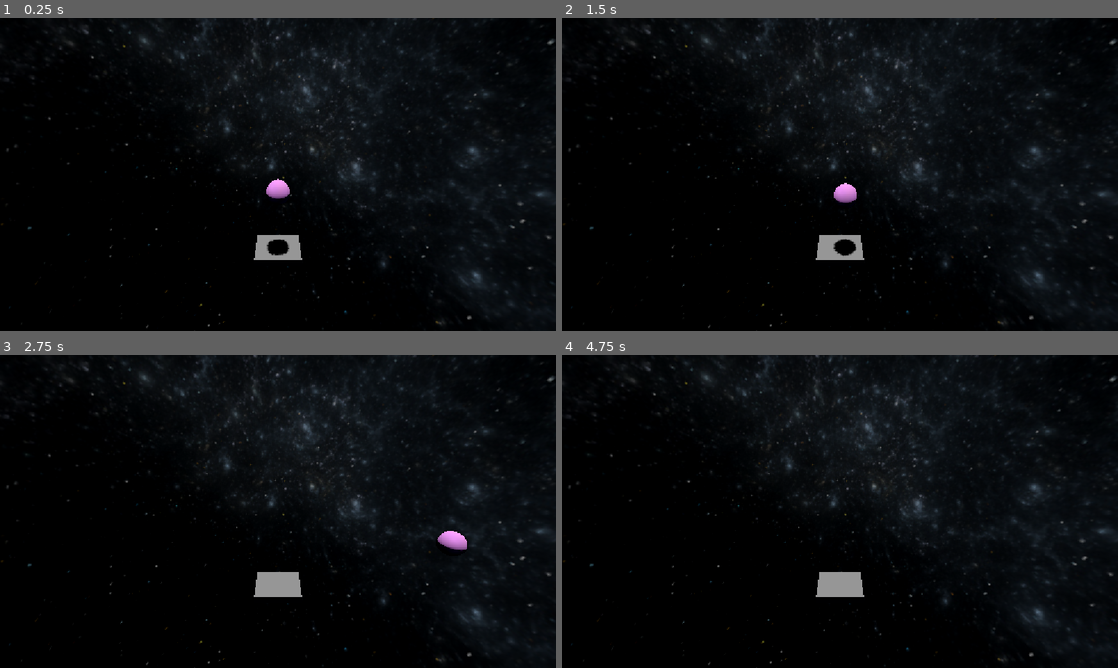
Above: before the commit, frames 1-4 (two rows, left to right).
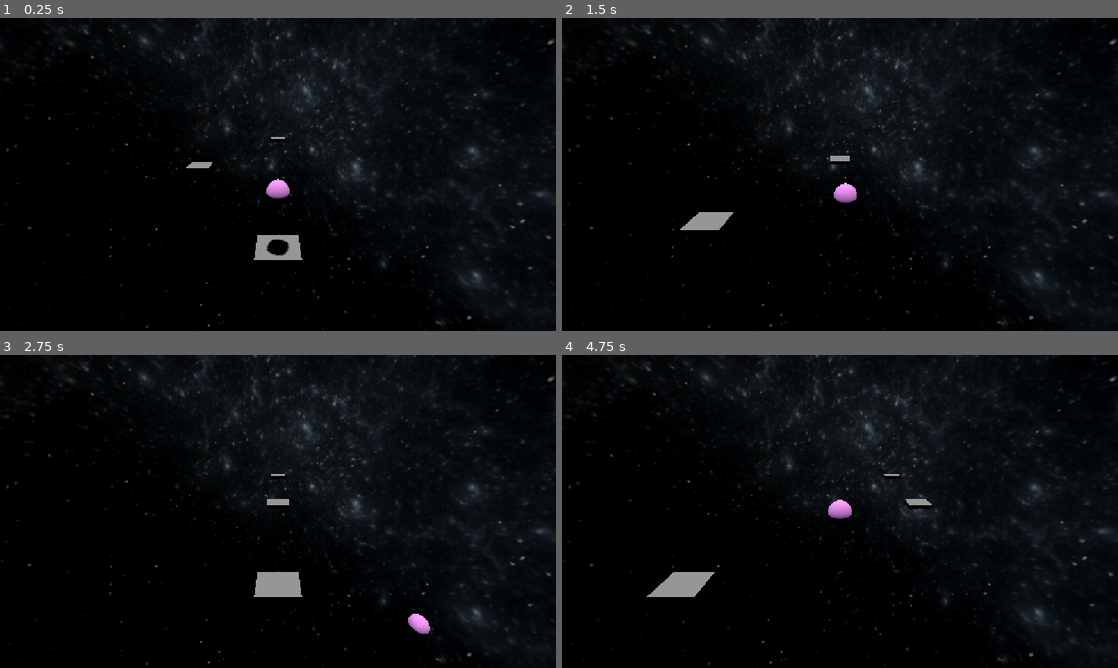
Above: after the commit, the same moments.

Repository: AnCarsenat/DopamineBounce
Game: Godot game, scene res://bounce_game.tscn
The game is run twice, just before and just after one commit, with the same random seed, the same clock (stepped at 60 frames per second) and the same inputs.
Inputs (mouse positions are in pixels of both pictures, inside the frame that each line leads up to):
- Up to frame 1 (0.25 s): no input
- Up to frame 2 (1.5 s): move the mouse to (962, 158) at 0.52 s; hold Right (ui_right) 0.53-1.28 s; click (962, 158) at 0.67 s; move the mouse to (728, 190) at 1.27 s; hold Left (ui_left) from 1.28 s (still down)
- Up to frame 3 (2.75 s): move the mouse to (333, 442) at 2.02 s; release Left (ui_left) at 2.03 s; hold Right (ui_right) from 2.03 s (still down)
- Up to frame 4 (4.75 s): move the mouse to (812, 574) at 2.77 s; click (812, 574) at 2.92 s; move the mouse to (1006, 558) at 3.52 s; release Right (ui_right) at 3.53 s; hold Left (ui_left) from 3.53 s (still down); move the mouse to (673, 464) at 4.27 s

The runs differ from the first frame. In frame 1, 0.1% of the frame differs, in the area x 33-52%, y 38-76%; in frame 2, 1.0%; in frame 3, 0.5%; in frame 4, 1.7%, in the area x 15-67%, y 38-80%.

Commit message:
tile spawning

Diff:
--- a/dopamine-bouce/ball.gd
+++ b/dopamine-bouce/ball.gd
@@ -6,6 +6,8 @@
 
 @export var lanes: Array[float] = [-7.0, 0.0, 7.0]
 @export var switch_speed: float = 15.0
+@onready var spawner = $"../TileSpawning"
+
 
 var current_lane: int = 1 # 0 = Left, 1 = Center, 2 = Right
 
@@ -13,6 +15,7 @@
 
 func _ready() -> void:
 	add_to_group("player")
+	print("added to player group")
 
 
 func _physics_process(delta: float) -> void:
@@ -28,6 +31,8 @@
 	# 4. Trigger the upward bounce the exact frame it touches a tile
 	if is_on_floor():
 		velocity.y = bounce_velocity
+		if not spawner.started:
+			spawner.started = true
 
 
 func _input(event: InputEvent) -> void:
@@ -39,3 +44,8 @@
 		elif event.is_action_pressed("ui_right"):
 			if current_lane != 2:
 				current_lane += 1
+
+
+
+func _on_death_plane_body_entered(body: Node3D) -> void:
+	get_tree().reload_current_scene()
--- a/dopamine-bouce/bounce_game.tscn
+++ b/dopamine-bouce/bounce_game.tscn
@@ -2,8 +2,8 @@
 
 [ext_resource type="Shader" uid="uid://nmjys4mjagdx" path="res://clicker_game_edge_shader.gdshader" id="1_563ag"]
 [ext_resource type="Script" uid="uid://jfpv6gc8y0hg" path="res://ball.gd" id="1_wg2lm"]
+[ext_resource type="Script" uid="uid://bnyiykoq2xbes" path="res://tile_spawning.gd" id="2_wg2lm"]
 [ext_resource type="Texture2D" uid="uid://cu4215d8chbu1" path="res://starfield.jpg" id="4_i27p3"]
-[ext_resource type="Script" uid="uid://6wxqnr07rylx" path="res://death_plane.gd" id="4_yugjq"]
 
 [sub_resource type="ShaderMaterial" id="ShaderMaterial_ckion"]
 render_priority = 0
@@ -44,12 +44,22 @@
 sky = SubResource("Sky_wg2lm")
 sky_rotation = Vector3(0, 0, -0.6789331)
 
+[sub_resource type="GDScript" id="GDScript_wg2lm"]
+script/source = "extends Area3D
+
+func _on_body_entered(body: Node3D) -> void:
+		print(\"body entered\")
+"
+
 [sub_resource type="WorldBoundaryShape3D" id="WorldBoundaryShape3D_m6kx8"]
 
 [node name="BounceGame" type="Node3D" unique_id=1900847533]
 
-[node name="DirectionalLight3D" type="DirectionalLight3D" parent="." unique_id=363778089]
-transform = Transform3D(-0.6347304, 0.7727337, 3.3777262e-08, 0, -4.371139e-08, 1, 0.7727337, 0.6347304, 2.7744948e-08, 0, 0, 0)
+[node name="TileSpawning" type="Node3D" parent="." unique_id=1791349647]
+script = ExtResource("2_wg2lm")
+
+[node name="DirectionalLight3D" type="DirectionalLight3D" parent="." unique_id=1443145868]
+transform = Transform3D(0.8813034, -0.4725508, -2.0655852e-08, 0, -4.371139e-08, 1, -0.4725508, -0.8813034, -3.8522998e-08, 0, 0, 0)
 shadow_enabled = true
 
 [node name="Camera3D" type="Camera3D" parent="." unique_id=1051659194]
@@ -90,10 +100,12 @@
 transform = Transform3D(1, 0, 0, 0, 1, 0, 0, 0, 1, 7, 0, 0)
 
 [node name="DeathPlane" type="Area3D" parent="." unique_id=1638415785]
-transform = Transform3D(1, 0, 0, 0, 1, 0, 0, 0, 1, 0, -2.512374, 0)
-script = ExtResource("4_yugjq")
+transform = Transform3D(1, 0, 0, 0, 1, 0, 0, 0, 1, 0, -5.743, 0)
+script = SubResource("GDScript_wg2lm")
 
 [node name="CollisionShape3D" type="CollisionShape3D" parent="DeathPlane" unique_id=1967146334]
-transform = Transform3D(1, 0, 0, 0, 1, 0, 0, 0, 1, 0, 0.2532854, 0)
+transform = Transform3D(1, 0, 0, 0, 1, 0, 0, 0, 1, 0, 0.028298378, 0)
 shape = SubResource("WorldBoundaryShape3D_m6kx8")
 debug_color = Color(0.87058824, 0, 0.84705883, 1)
+
+[connection signal="body_entered" from="DeathPlane" to="PlayerBody" method="_on_death_plane_body_entered"]
--- a/dopamine-bouce/death_plane.gd
+++ /dev/null
@@ -1,5 +0,0 @@
-extends Area3D
-
-func _on_body_entered(body: Node3D) -> void:
-	if body is CharacterBody3D:
-		get_tree().call_deferred("reload_current_scene")
--- /dev/null
+++ b/dopamine-bouce/tile_spawning.gd
@@ -0,0 +1,36 @@
+extends Node
+
+@export var lanes: Array[float] = [-7.0, 0.0, 7.0]
+@export var tile_count: int = 3
+@export var spacing: float = 10.0
+@export var tileSpeed = 8.33
+var activeTiles: Array[MeshInstance3D] = []
+var started := false
+
+
+@onready var tile: MeshInstance3D = $"../Tile"
+
+func _ready() -> void:
+	tile.visible = false
+	tile.get_node("StaticBody3D/CollisionShape3D").disabled = true
+
+func _process(delta: float) -> void:
+	if started:
+		for tile in activeTiles.duplicate():
+			tile.position.z += tileSpeed * delta
+			if tile.position.z > 10.0:
+				tile.queue_free()
+				activeTiles.erase(tile)
+
+	while activeTiles.size() < 3:
+		var tile = spawn_tile(Vector3(lanes.pick_random(), -1, -activeTiles.size() * spacing))
+		activeTiles.append(tile)
+
+
+func spawn_tile(spawn_position: Vector3) -> MeshInstance3D:
+	var new_tile: MeshInstance3D = tile.duplicate()
+	new_tile.visible = true
+	new_tile.get_node("StaticBody3D/CollisionShape3D").disabled = false
+	get_parent().add_child(new_tile)
+	new_tile.global_position = spawn_position
+	return new_tile
Not shown, removed: dopamine-bouce/death_plane.gd.uid
Not shown, added: dopamine-bouce/tile_spawning.gd.uid
